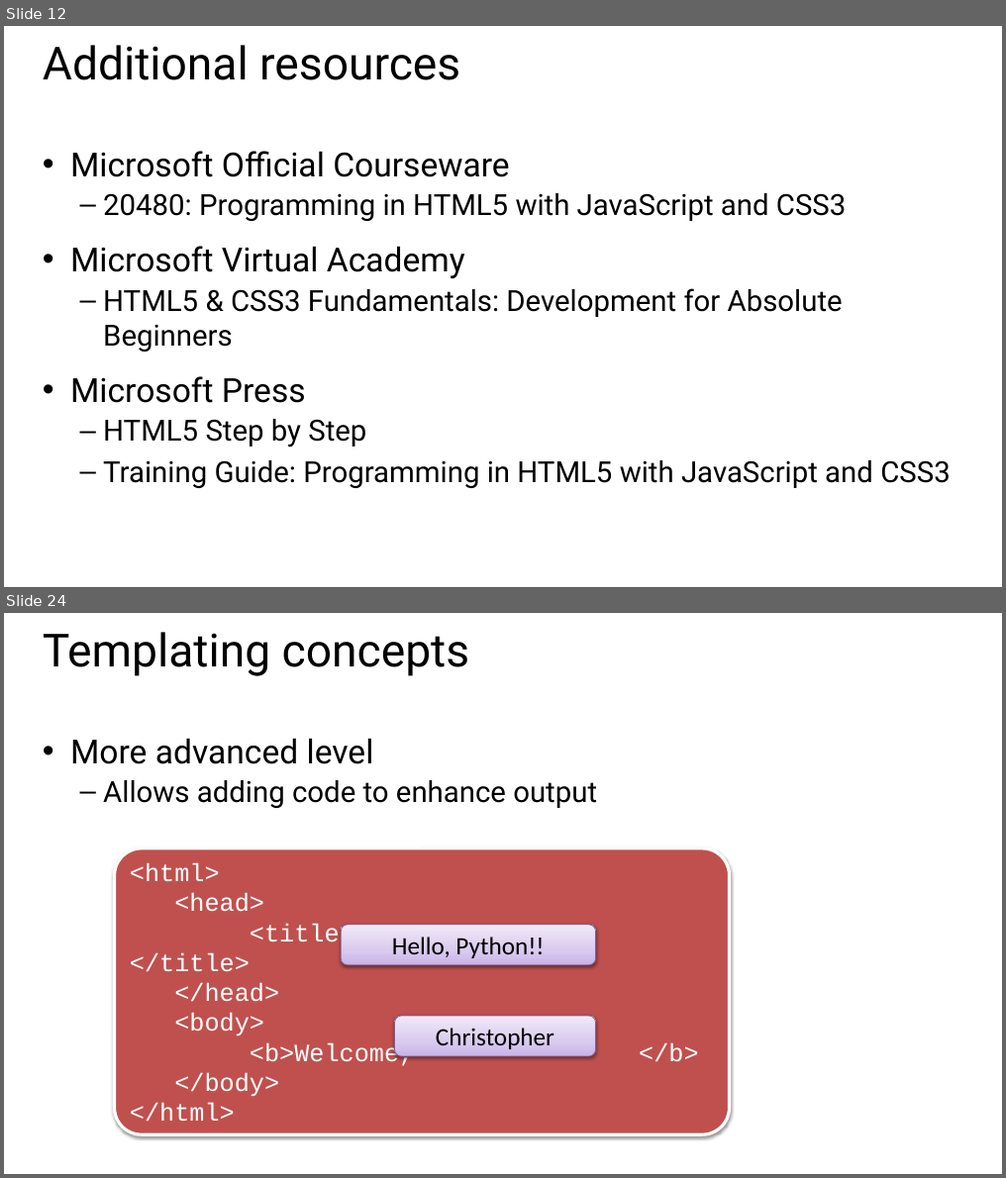
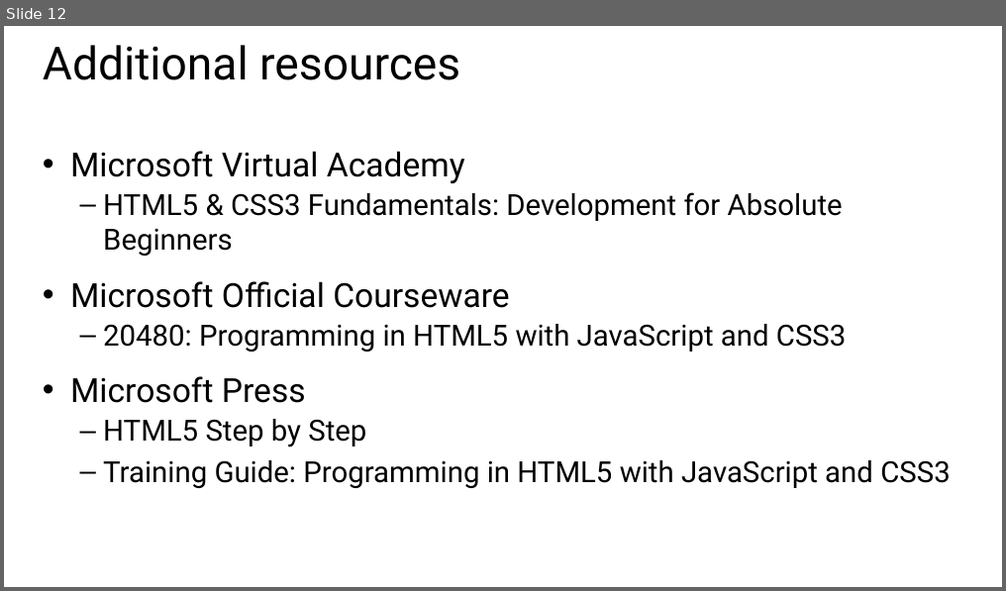
Before and after one commit to GeekTrainer/Flask, a slide deck: Slides/Module 3 - Creating an interface.pptx. Shown one above the other, each under a label of ours: slides 12 and 24 before the commit, slide 12 after it; the slides between them are not shown. The pictures are 1006x1178 and 1006x591 pixels, drawn with LibreOffice and Linux fonts; fonts in the diff are those of the drawing. Boxes give left, top, right and bottom in pixels: in the first picture for what was removed or moved away, otherwise in the second. Text is boxed around its words. In the diff, an @@ line names an element or a change of style, - is before the commit and + after.

```diff
--- a/Slides/Module 3 - Creating an interface.pptx
+++ b/Slides/Module 3 - Creating an interface.pptx
@@ slide 24 removed at (4, 613, 1002, 1174), background #FFFFFF @@
@@ title removed at (43, 632, 469, 676) @@
-Templating concepts
@@ text removed at (70, 738, 597, 808) @@
-• More advanced level
-  – Allows adding code to enhance output
@@ rounded rectangle removed at (115, 849, 730, 1136) @@
-<html>
-<head>
-<title> </title>
-</head>
-<body>
-<b>Welcome, </b>
-</body>
-</html>
@@ rounded rectangle removed at (341, 925, 596, 964) @@
-Hello, Python!!
@@ rounded rectangle removed at (395, 1016, 596, 1057) @@
-Christopher
@@ slide 12 changed as well @@
@@ text at (70, 151, 843, 256): paragraphs added @@
+• Microsoft Virtual Academy
+  – HTML5 & CSS3 Fundamentals: Development for Absolute Beginners
@@ text at (70, 246, 843, 352): paragraphs removed @@
-• Microsoft Virtual Academy
-  – HTML5 & CSS3 Fundamentals: Development for Absolute Beginners
```
Also in this commit, not shown: 19 other slides removed.
